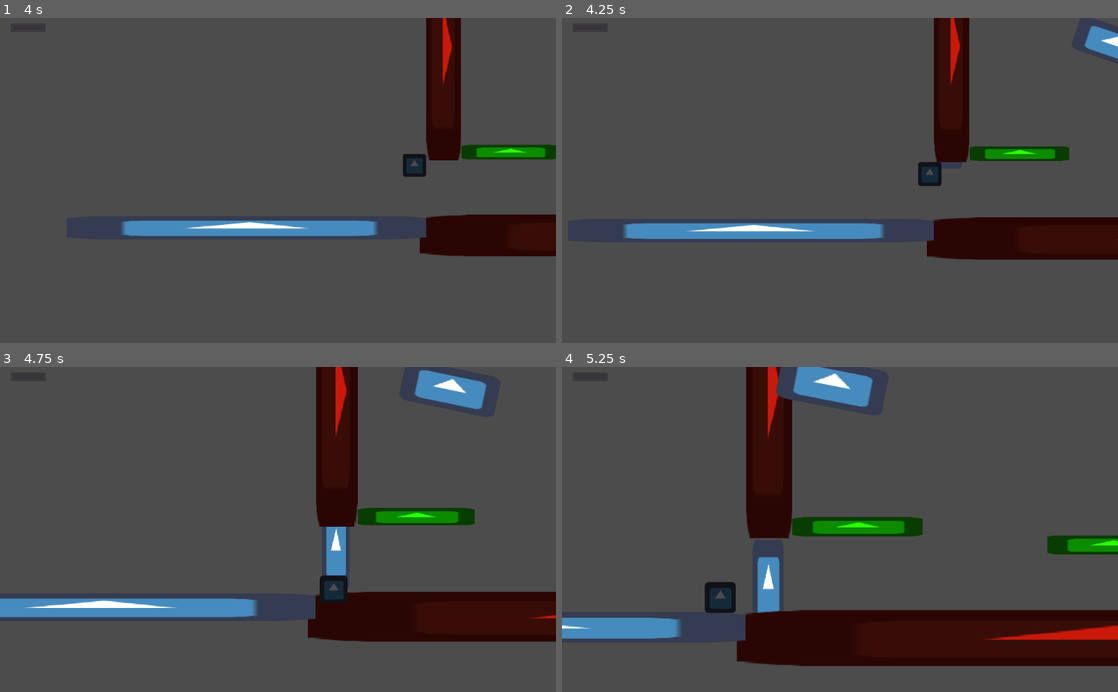
Above: before the commit, frames 1-4 (two rows, left to right).
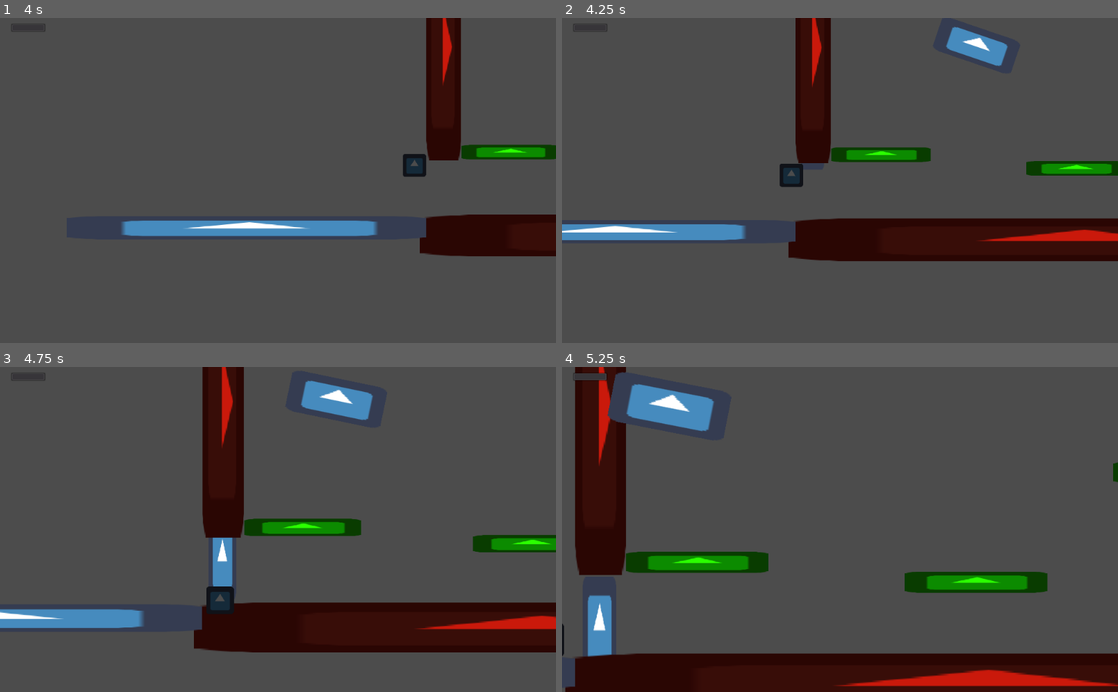
Above: after the commit, the same moments.

Repository: uspgamedev/welcome-to-your-mind
Game: Godot game, scene res://Stages/DepressionStage.tscn
The game is run twice, just before and just after one commit, with the same random seed, the same clock (stepped at 60 frames per second) and the same inputs. The engine's default icon, where the game draws it, is replaced by a stand-in: a white triangle on a blue panel in a dark square. Sound files missing from this copy of the repository are replaced by a short silence.
Inputs:
- Up to frame 1 (4 s): tap Enter at 0.5 s; hold Right (ui_right) 0.53-2.03 s; tap Up (ui_up) at 0.77, 1.52, 3.02, 3.77 s; hold Left (ui_left) 2.03-2.78 s; hold Right (ui_right) from 2.78 s (still down)
- Up to frame 2 (4.25 s): keep holding Right (ui_right)
- Up to frame 3 (4.75 s): release Right (ui_right) at 4.28 s; hold Left (ui_left) from 4.28 s (still down); tap Up (ui_up) at 4.52 s
- Up to frame 4 (5.25 s): release Left (ui_left) at 5.03 s; hold Right (ui_right) from 5.03 s (still down)

Frame 1 is identical in both runs. In frame 2, 15% of the frame differs, in the area x 0-100%, y 0-75%; in frame 3, 23%; in frame 4, 39%, in the area x 0-100%, y 0-100%.
Error after the commit: Attempt to call function 'get_global_position' in base 'null instance' on a null instance. (res://CameraAdjust.gd:21)

Commit message:
Improved CameraAdjust's logic

Diff:
--- /dev/null
+++ b/CameraAdjust.gd
@@ -0,0 +1,61 @@
+extends Node2D
+
+# A CollisionShape2D for Area2D must be added to each instance of this node after it is added to a scene.
+# Camera values will be updated and transitioned when Player, with a child Camera2D node, enters said Area2D.
+
+export (int) var left_limit = -10000
+export (int) var right_limit = 10000
+export (int) var top_limit = -10000
+export (int) var bottom_limit = 10000
+export (float, 0.3, 2) var zoom = 1.0
+export (Vector2) var init_pos = Vector2(0, 0)
+export (float, 0.1, 3.0) var adjust_time = 0.5
+
+
+func _on_Area2D_body_entered(body):
+	if body.is_in_group("Player"):
+		adjust_Camera(body.get_node("Camera2D"))
+
+func adjust_Camera(Cam):
+	var p_pos = get_parent().get_position()
+	var old_pos = Cam.get_global_position()
+	var Player = Cam.get_parent()
+
+	take_Camera_from_Player(Player, Cam)
+
+	$Tween.interpolate_property(Cam, "global_position", old_pos, init_pos + p_pos, adjust_time, Tween.TRANS_QUAD, Tween.EASE_IN_OUT)
+	$Tween.interpolate_property(Cam, "zoom", Cam.zoom,  Vector2(zoom, zoom), adjust_time, Tween.TRANS_QUAD, Tween.EASE_IN_OUT)
+	$Tween.start()
+	expand_limits(Cam, p_pos)
+	yield($Tween, "tween_completed")
+
+	give_Camera_to_Player(Player, Cam)
+
+	Cam.limit_left = left_limit + p_pos.x
+	Cam.limit_right = right_limit + p_pos.x
+	Cam.limit_top = top_limit + p_pos.y
+	Cam.limit_bottom = bottom_limit + p_pos.y
+
+func take_Camera_from_Player(Player, Cam):
+	Player.remove_child(Cam)
+	get_parent().add_child(Cam)
+
+func give_Camera_to_Player(Player, Cam):
+	get_parent().remove_child(Cam)
+	Player.add_child(Cam)
+
+func expand_limits(Cam, p_pos):
+	if Cam.limit_left > left_limit + p_pos.x:
+		Cam.limit_left = left_limit + p_pos.x
+	if Cam.limit_right < right_limit + p_pos.x:
+		Cam.limit_right = right_limit + p_pos.x
+	if Cam.limit_top > top_limit + p_pos.y:
+		Cam.limit_top = top_limit + p_pos.y
+	if Cam.limit_bottom < bottom_limit + p_pos.y:
+		Cam.limit_bottom = bottom_limit + p_pos.y
+
+func extrapolate_limits(Cam):
+	Cam.limit_left =  -1000000
+	Cam.limit_right =  1000000
+	Cam.limit_top =   -1000000
+	Cam.limit_bottom = 1000000
--- a/CameraAjust.tscn
+++ b/CameraAdjust.tscn
@@ -1,6 +1,7 @@
 [gd_scene load_steps=2 format=2]
 
-[ext_resource path="res://CameraAjust.gd" type="Script" id=1]
+[ext_resource path="res://CameraAdjust.gd" type="Script" id=1]
+
 
 [node name="CameraAjudst" type="Node2D" index="0"]
 
--- a/CameraAjust.gd
+++ /dev/null
@@ -1,25 +0,0 @@
-extends Node2D
-
-# A CollisionShape2D for Area2D must be added to each instance of this node after it is added to a scene.
-# Camera values will be updated and transitioned when Player, with a child Camera2D node, enters said Area2D.
-
-export (int) var left_limit = -10000
-export (int) var right_limit = 10000
-export (int) var top_limit = -10000
-export (int) var bottom_limit = 10000
-export (float, 0.3, 2) var zoom = 1.0
-export (float, 0.1, 3.0) var adjust_time = 0.5
-
-
-func _on_Area2D_body_entered(body):
-	if body.is_in_group("Player"):
-		adjust_camera(body.get_node("Camera2D"))
-
-func adjust_camera(Cam):
-	var p_pos = get_parent().get_position()
-	$Tween.interpolate_property(Cam, "limit_left", Cam.limit_left, left_limit + p_pos.x, adjust_time, Tween.TRANS_QUAD, Tween.EASE_IN_OUT)
-	$Tween.interpolate_property(Cam, "limit_right", Cam.limit_right, right_limit + p_pos.x, adjust_time, Tween.TRANS_QUAD, Tween.EASE_IN_OUT)
-	$Tween.interpolate_property(Cam, "limit_top", Cam.limit_top, top_limit + p_pos.y, adjust_time, Tween.TRANS_QUAD, Tween.EASE_IN_OUT)
-	$Tween.interpolate_property(Cam, "limit_bottom", Cam.limit_bottom, bottom_limit + p_pos.y, adjust_time, Tween.TRANS_QUAD, Tween.EASE_IN_OUT)
-	$Tween.interpolate_property(Cam, "zoom", Cam.zoom,  Vector2(zoom, zoom), adjust_time, Tween.TRANS_QUAD, Tween.EASE_IN_OUT)
-	$Tween.start()
--- a/Stages/Depression/PuzzleOctopus.tscn
+++ b/Stages/Depression/PuzzleOctopus.tscn
@@ -2,7 +2,7 @@
 
 [ext_resource path="res://Stages/Depression/PuzzleOctopus.gd" type="Script" id=1]
 [ext_resource path="res://icon.png" type="Texture" id=2]
-[ext_resource path="res://CameraAjust.tscn" type="PackedScene" id=3]
+[ext_resource path="res://CameraAdjust.tscn" type="PackedScene" id=3]
 [ext_resource path="res://Stages/Depression/Enemies/Octopus/Octopus.tscn" type="PackedScene" id=4]
 
 [sub_resource type="RectangleShape2D" id=1]
@@ -36,6 +36,7 @@
 
 [node name="LeftDoor" type="StaticBody2D" parent="." index="0"]
 
+editor/display_folded = true
 position = Vector2( -302.003, 244.867 )
 input_pickable = false
 collision_layer = 1
@@ -44,9 +45,6 @@
 constant_angular_velocity = 0.0
 friction = 1.0
 bounce = 0.0
-__meta__ = {
-"_edit_group_": true
-}
 
 [node name="Sprite" type="Sprite" parent="LeftDoor" index="0"]
 
@@ -71,6 +69,7 @@
 "Floor",
 ]]
 
+editor/display_folded = true
 position = Vector2( -300, 25 )
 rotation = 1.5708
 input_pickable = false
@@ -100,17 +99,20 @@
 
 [node name="CameraAjudst" parent="." index="2" instance=ExtResource( 3 )]
 
+editor/display_folded = true
 position = Vector2( -350, 430 )
 _sections_unfolded = [ "Transform" ]
 left_limit = -300
 right_limit = 2600
 top_limit = 0
 bottom_limit = 600
+init_pos = Vector2( 300, 100 )
 adjust_time = 1.51
 
 [node name="CollisionShape2D" type="CollisionShape2D" parent="CameraAjudst/Area2D" index="0"]
 
 shape = SubResource( 3 )
+_sections_unfolded = [ "Transform" ]
 
 [node name="Octopus" parent="." index="3" instance=ExtResource( 4 )]
 
--- a/Stages/DepressionStage.tscn
+++ b/Stages/DepressionStage.tscn
@@ -9,7 +9,7 @@
 custom_solver_bias = 0.0
 extents = Vector2( 500, 30 )
 
-[node name="DepressionStage" type="Node"]
+[node name="DepressionStage" type="Node" index="0"]
 
 [node name="Puzzle1" parent="." index="0" instance=ExtResource( 1 )]
 
@@ -68,4 +68,4 @@
 editor_draw_screen = true
 editor_draw_limits = false
 editor_draw_drag_margin = false
-_sections_unfolded = [ "Limit" ]
+_sections_unfolded = [ "Limit", "Smoothing", "Transform" ]
